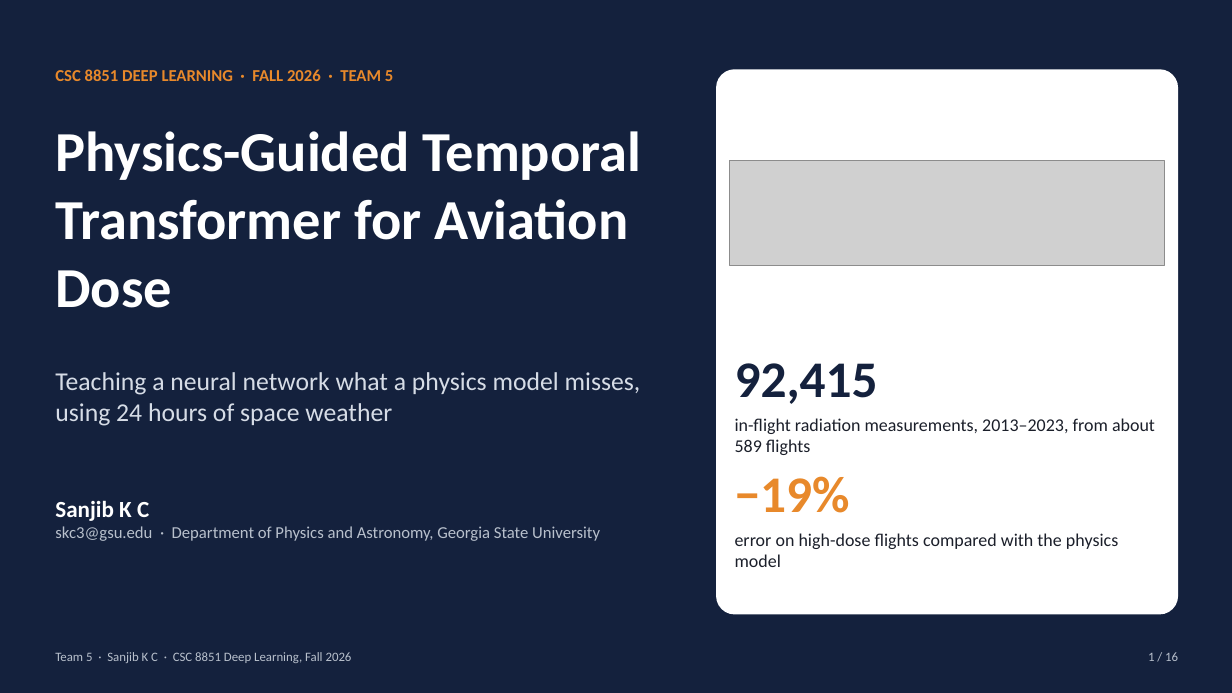
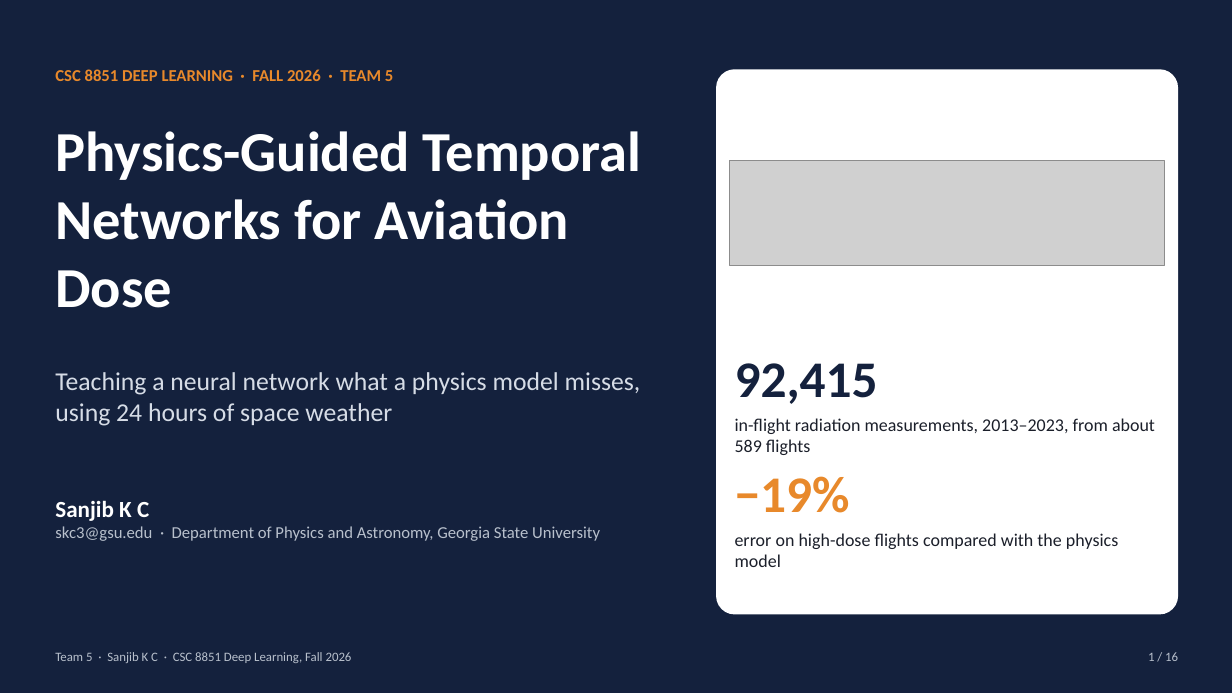
Before and after one commit to thesanjibkc/Deep_learning_project, a slide deck: slide 1 of poster/Team5_Sanjib_KC_slides.pptx. Drawn at 1232x693 pixels with LibreOffice and Linux fonts; fonts in the diff are those of the drawing; grey boxes stand for pictures. Boxes give left, top, right and bottom in pixels: in the first picture for what was removed or moved away, otherwise in the second. Text is boxed around its words. In the diff, an @@ line names an element or a change of style, - is before the commit and + after.

```diff
--- a/poster/Team5_Sanjib_KC_slides.pptx
+++ b/poster/Team5_Sanjib_KC_slides.pptx
@@ text at (55,131,642,308): text changed @@
-Physics-Guided Temporal Transformer for Aviation Dose
+Physics-Guided Temporal Networks for Aviation Dose
```
Also in this commit, not shown: 2 other slides changed, 9 other files.
